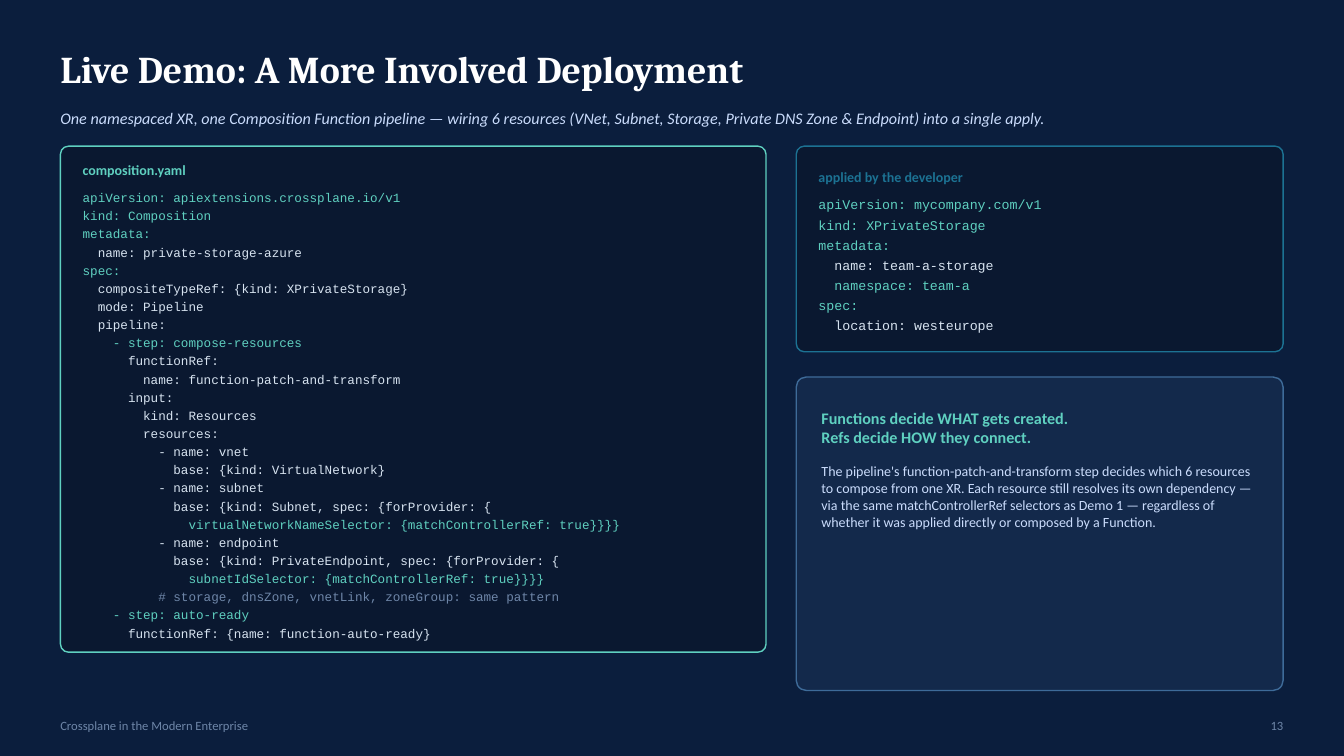
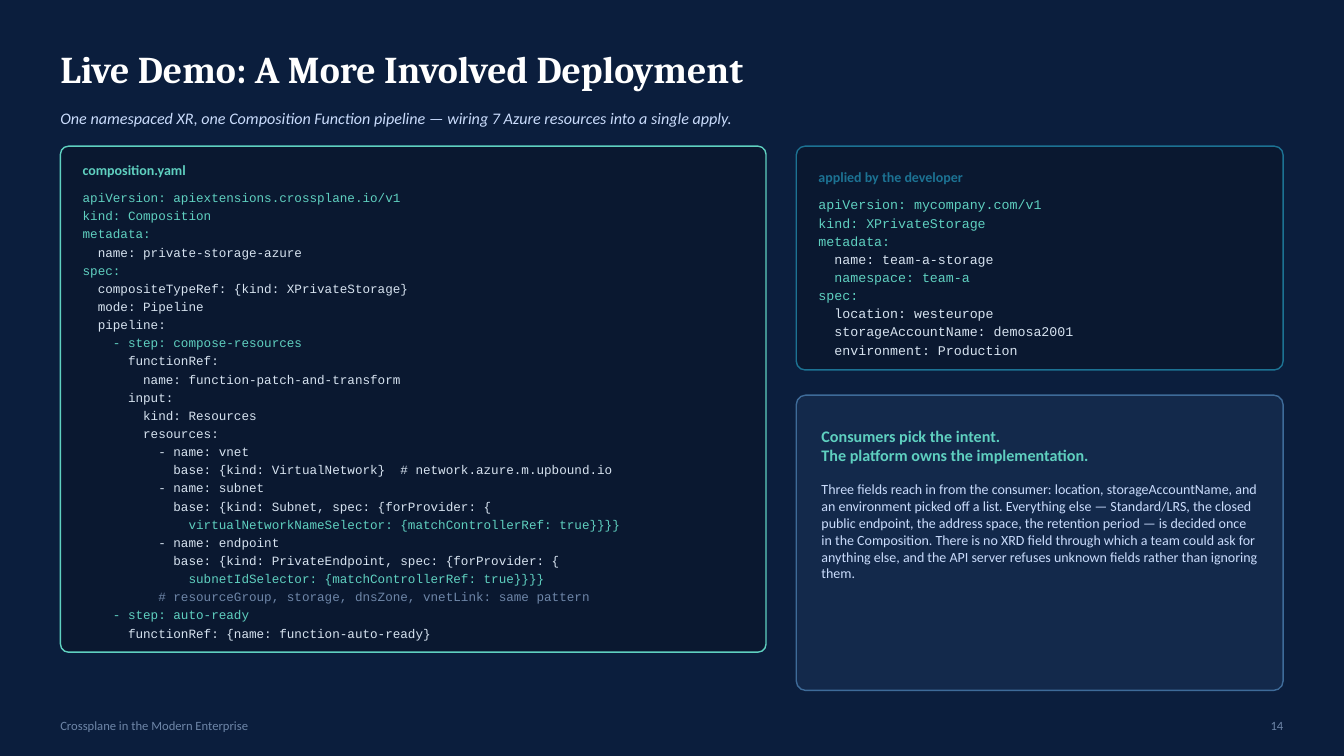
Before and after one commit to artisticcheese/crossplane, a slide deck: slide 14 of Crossplane_Enterprise_IaC.pptx (slide 13 before the commit). Drawn at 1344x756 pixels with LibreOffice and Linux fonts; fonts in the diff are those of the drawing. Boxes give left, top, right and bottom in pixels: in the first picture for what was removed or moved away, otherwise in the second. Text is boxed around its words. In the diff, an @@ line names an element or a change of style, - is before the commit and + after.

Commit message:
Remove deprecated Crossplane resources and scripts for demo 2; introduce self-contained run-of-show script for streamlined presentation.

```diff
--- a/Crossplane_Enterprise_IaC.pptx
+++ b/Crossplane_Enterprise_IaC.pptx
@@ text at (60, 113, 732, 127): text changed @@
-One namespaced XR, one Composition Function pipeline — wiring 6 resources (VNet, Subnet, Storage, Private DNS Zone & Endpoint) into a single apply.
+One namespaced XR, one Composition Function pipeline — wiring 7 Azure resources into a single apply.
@@ rounded rectangle: place and size @@
-rounded rectangle at (797, 146, 1284, 352)
+rounded rectangle at (797, 146, 1284, 370)
@@ text "metadata:": place and size @@
-text "metadata:" at (818, 240, 890, 250)
+text "metadata:" at (818, 236, 890, 246)
@@ text "name: team-a-storage": place and size @@
-text "name: team-a-storage" at (834, 261, 994, 273)
+text "name: team-a-storage" at (834, 255, 994, 267)
@@ text "namespace: team-a": place and size @@
-text "namespace: team-a" at (834, 281, 970, 293)
+text "namespace: team-a" at (834, 273, 970, 285)
@@ text "spec:": place and size @@
-text "spec:" at (818, 303, 858, 313)
+text "spec:" at (818, 293, 858, 303)
@@ text "location: westeurope": place and size @@
-text "location: westeurope" at (834, 321, 994, 333)
+text "location: westeurope" at (834, 309, 994, 321)
@@ text added at (834, 327, 1074, 339), 9.5 pt, text #D7E3F0 @@
+storageAccountName: demosa2001
@@ text added at (834, 345, 1018, 355), 9.5 pt, text #D7E3F0 @@
+environment: Production
@@ rounded rectangle: place and size @@
-rounded rectangle at (797, 377, 1284, 691)
+rounded rectangle at (797, 395, 1284, 691)
@@ text at (821, 430, 1089, 464): text changed @@
-Functions decide WHAT gets created.
-Refs decide HOW they connect.
+Consumers pick the intent.
+The platform owns the implementation.
@@ text at (173, 465, 613, 477): text changed @@
-base: {kind: VirtualNetwork}
+base: {kind: VirtualNetwork} # network.azure.m.upbound.io
@@ text at (821, 484, 1257, 578): text changed @@
-The pipeline's function-patch-and-transform step decides which 6 resources to compose from one XR. Each resource still resolves its own dependency — via the same matchControllerRef selectors as Demo 1 — regardless of whether it was applied directly or composed by a Function.
+Three fields reach in from the consumer: location, storageAccountName, and an environment picked off a list. Everything else — Standard/LRS, the closed public endpoint, the address space, the retention period — is decided once in the Composition. There is no XRD field through which a team could ask for anything else, and the API server refuses unknown fields rather than ignoring them.
@@ text at (173, 592, 590, 604): text changed @@
-# storage, dnsZone, vnetLink, zoneGroup: same pattern
+# resourceGroup, storage, dnsZone, vnetLink: same pattern
@@ text at (1271, 722, 1284, 730): text changed @@
-13
+14
```
Also in this commit, not shown: 13 other slides changed, 1 slide added, 2 slides removed, 22 other files.
